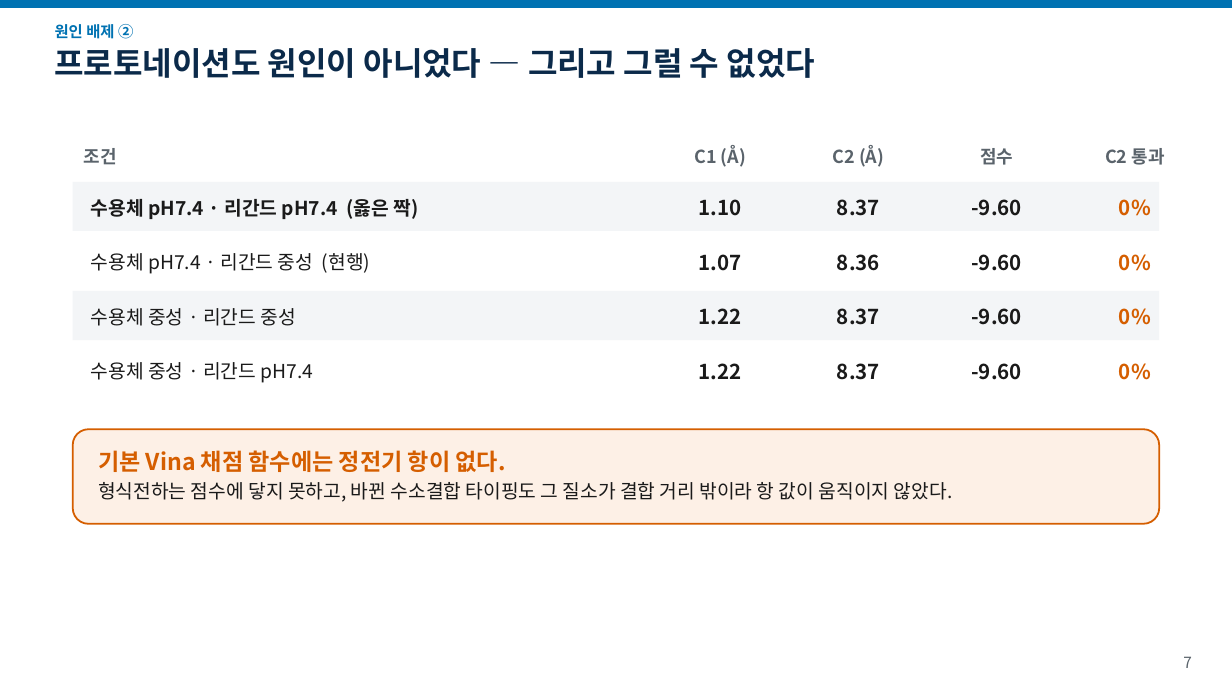
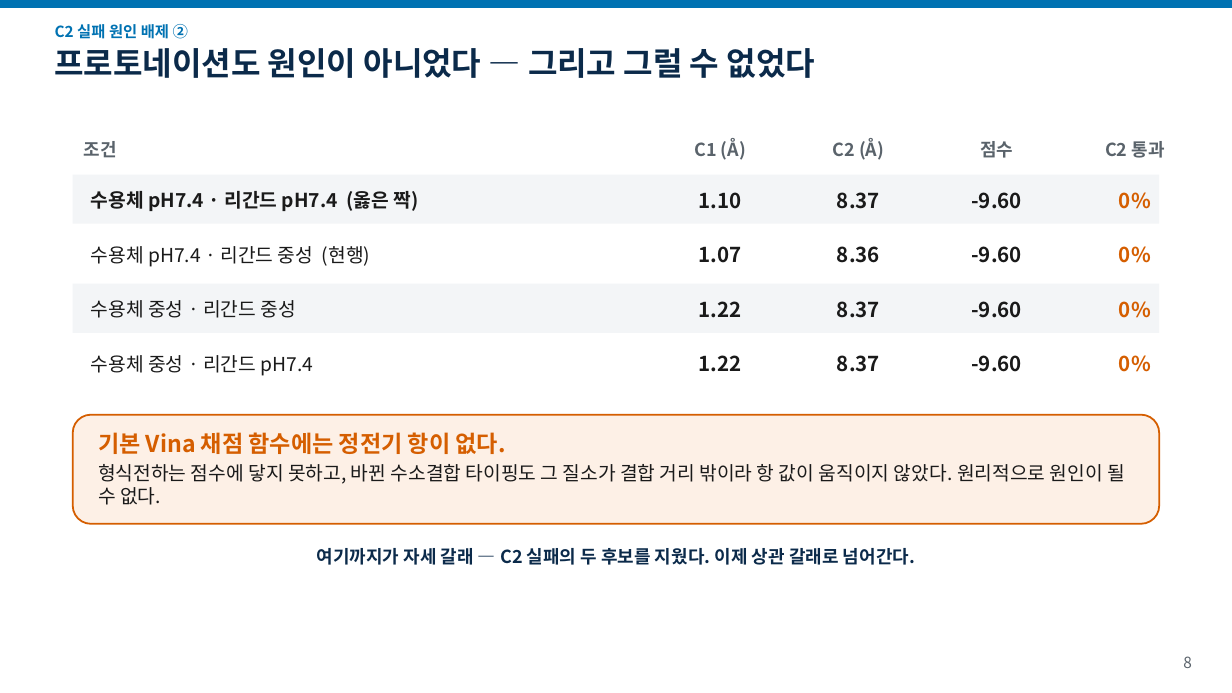
Before and after one commit to fourmodern/2026_aidrugdiscovery, a slide deck: slide 8 of Day06_LLM_Agent/pde5_harness/sample_run/report/docs/talk_16x9.pptx (slide 7 before the commit). Drawn at 1232x693 pixels with LibreOffice and Linux fonts; fonts in the diff are those of the drawing. Boxes give left, top, right and bottom in pixels: in the first picture for what was removed or moved away, otherwise in the second. Text is boxed around its words. In the diff, an @@ line names an element or a change of style, - is before the commit and + after.

```diff
--- a/Day06_LLM_Agent/pde5_harness/sample_run/report/docs/talk_16x9.pptx
+++ b/Day06_LLM_Agent/pde5_harness/sample_run/report/docs/talk_16x9.pptx
@@ text at (55, 21, 188, 41): text changed @@
-원인 배제 ②
+C2 실패 원인 배제 ②
@@ 15 texts, 2 rectangles: place and size @@
-15 texts, 2 rectangles at (73, 145, 1165, 383)
+15 texts, 2 rectangles at (73, 138, 1165, 376)
@@ 10 texts, 2 rectangles: place and size @@
-10 texts, 2 rectangles at (73, 199, 1160, 395)
+10 texts, 2 rectangles at (73, 191, 1160, 387)
@@ rounded rectangle: place and size @@
-rounded rectangle at (73, 430, 1160, 524)
+rounded rectangle at (73, 415, 1160, 524)
@@ text "기본 Vina 채점 함수에는 정전기 ...": place and size @@
-text "기본 Vina 채점 함수에는 정전기 ..." at (98, 450, 953, 502)
+text "기본 Vina 채점 함수에는 정전기 ..." at (98, 432, 1125, 505)
@@ text at (98, 464, 1125, 505): text changed @@
-형식전하는 점수에 닿지 못하고, 바뀐 수소결합 타이핑도 그 질소가 결합 거리 밖이라 항 값이 움직이지 않았다.
+형식전하는 점수에 닿지 못하고, 바뀐 수소결합 타이핑도 그 질소가 결합 거리 밖이라 항 값이 움직이지 않았다. 원리적으로 원인이 될 수 없다.
@@ text added at (317, 548, 915, 565), 14 pt, text #0B2A4A, bold @@
+여기까지가 자세 갈래 — C2 실패의 두 후보를 지웠다. 이제 상관 갈래로 넘어간다.
@@ text at (1183, 656, 1192, 668): text changed @@
-7
+8
```
Also in this commit, not shown: 7 other slides changed, 4 slides added, 4 slides removed, 25 other files.
